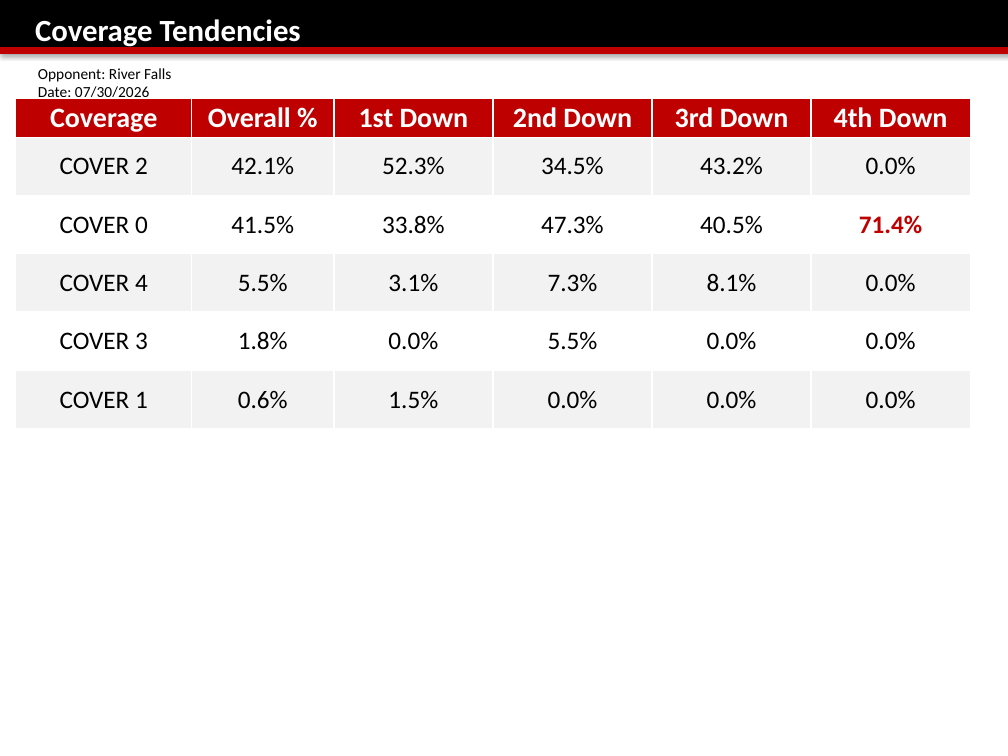
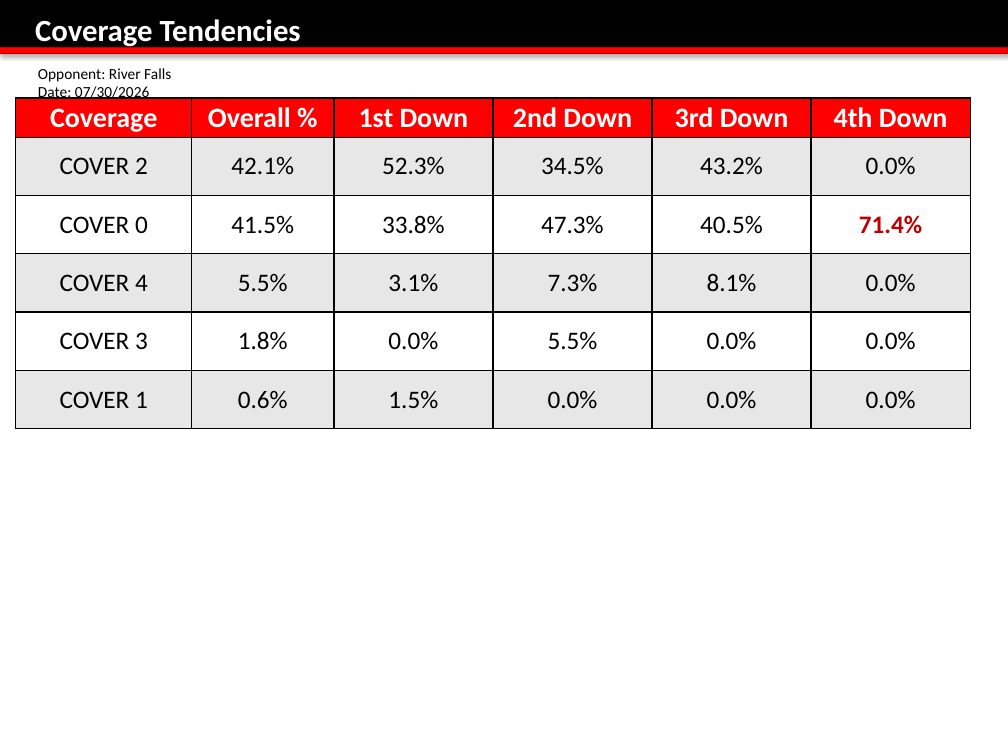
Before and after one commit to coacheigenberger/app-based-off-report, a slide deck: slide 4 of MASTER DEF Breakdown Template.pptx (slide 3 before the commit). Drawn at 1008x756 pixels with LibreOffice and Linux fonts; fonts in the diff are those of the drawing; background and template pictures are left out. Boxes give left, top, right and bottom in pixels: in the first picture for what was removed or moved away, otherwise in the second. Text is boxed around its words. In the diff, an @@ line names an element or a change of style, - is before the commit and + after.

```diff
--- a/MASTER DEF Breakdown Template.pptx
+++ b/MASTER DEF Breakdown Template.pptx
@@ rectangle at (0,47,1008,53): fill #BE0000 to #FF0000 @@
@@ table at (16,98,971,428) @@
@@ fill #BE0000 to #FF0000 in row 1 @@
@@ fill #F2F2F2 to #E7E7E7 in 18 cells @@
@@ borders changed @@
```
Also in this commit, not shown: 5 other slides changed, 1 slide added, 7 other files.
